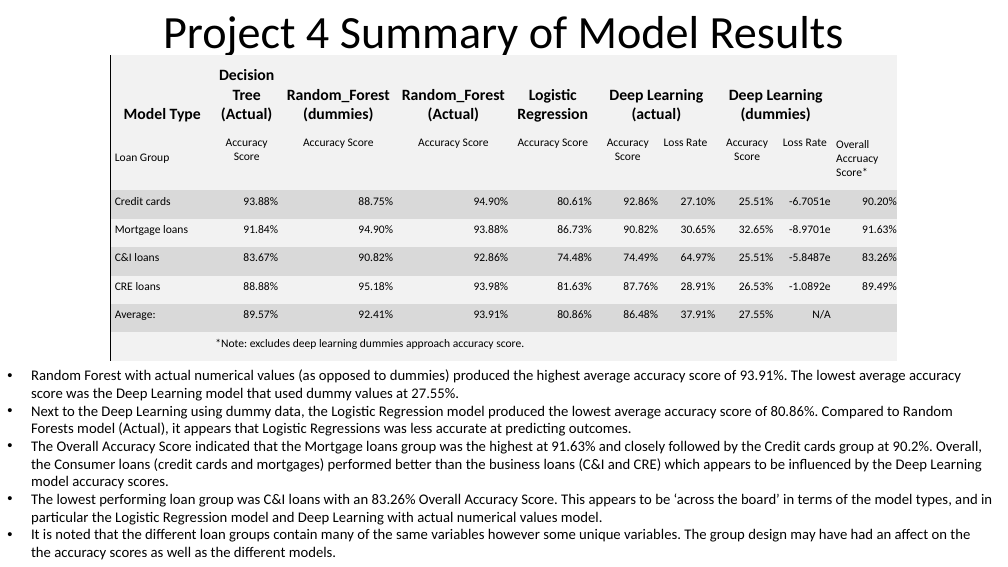
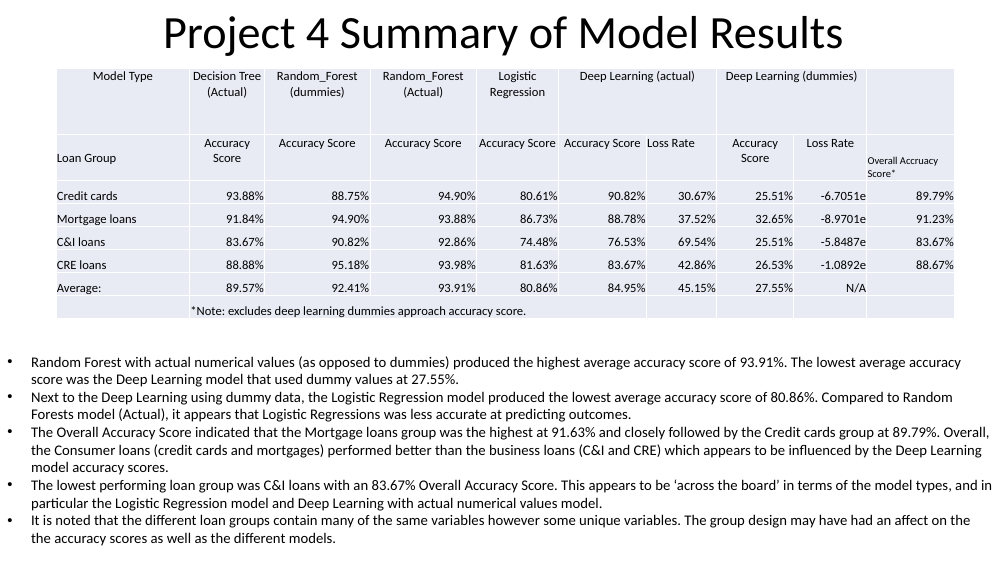
Before and after one commit to RyakDL/Project-Loan-Charge-Offs, a slide deck: slide 7 of Project_4 Presentation_v1.pptx. Drawn at 1008x567 pixels with LibreOffice and Linux fonts; fonts in the diff are those of the drawing. Boxes give left, top, right and bottom in pixels: in the first picture for what was removed or moved away, otherwise in the second. Text is boxed around its words. In the diff, an @@ line names an element or a change of style, - is before the commit and + after.

```diff
--- a/Project_4 Presentation_v1.pptx
+++ b/Project_4 Presentation_v1.pptx
@@ table at <box>56,68,954,321</box> @@
-row 3: Credit cards | 93.88% | 88.75% | 94.90% | 80.61% | 92.86% | 27.10% | 25.51% | -6.7051e | 90.20%
+row 3: Credit cards | 93.88% | 88.75% | 94.90% | 80.61% | 90.82% | 30.67% | 25.51% | -6.7051e | 89.79%
-row 4: Mortgage loans | 91.84% | 94.90% | 93.88% | 86.73% | 90.82% | 30.65% | 32.65% | -8.9701e | 91.63%
+row 4: Mortgage loans | 91.84% | 94.90% | 93.88% | 86.73% | 88.78% | 37.52% | 32.65% | -8.9701e | 91.23%
-row 5: C&I loans | 83.67% | 90.82% | 92.86% | 74.48% | 74.49% | 64.97% | 25.51% | -5.8487e | 83.26%
+row 5: C&I loans | 83.67% | 90.82% | 92.86% | 74.48% | 76.53% | 69.54% | 25.51% | -5.8487e | 83.67%
-row 6: CRE loans | 88.88% | 95.18% | 93.98% | 81.63% | 87.76% | 28.91% | 26.53% | -1.0892e | 89.49%
+row 6: CRE loans | 88.88% | 95.18% | 93.98% | 81.63% | 83.67% | 42.86% | 26.53% | -1.0892e | 88.67%
-row 7, column 6: 86.48%
+row 7, column 6: 84.95%
-row 7, column 7: 37.91%
+row 7, column 7: 45.15%
@@ fill #F2F2F2 to #E9EBF5 in 44 cells @@
@@ fill #D9D9D9 to #E9EBF5 in 30 cells @@
@@ size 15 to 12 pt, bold off in "Model Type", "Decision Tree (Actual)", "Random_Forest (dummies)", "Random_Forest (Actual)" and 3 more places @@
@@ size 11 to 12 pt in "Loan Group", "Accuracy Score", "Accuracy Score", "Accuracy Score" and 41 more places @@
@@ size 11 to 10 pt in "Overall Accruacy Score*" @@
@@ borders changed @@
@@ table: place and size @@
-table at <box>110,55,897,361</box>
+table at <box>56,68,954,321</box>
@@ text "Random Forest with actual numerical ...": place and size @@
-text "Random Forest with actual numerical ..." at <box>31,369,992,560</box>
+text "Random Forest with actual numerical ..." at <box>31,356,992,546</box>
@@ text at <box>31,426,992,511</box>: text changed @@
-• The Overall Accuracy Score indicated that the Mortgage loans group was the highest at 91.63% and closely followed by the Credit cards group at 90.2%. Overall, the Consumer loans (credit cards and mortgages) performed better than the business loans (C&I and CRE) which appears to be influenced by the Deep Learning model accuracy scores.
-• The lowest performing loan group was C&I loans with an 83.26% Overall Accuracy Score. This appears to be ‘across the board’ in terms of the model types, and in particular the Logistic Regression model and Deep Learning with actual numerical values model.
+• The Overall Accuracy Score indicated that the Mortgage loans group was the highest at 91.63% and closely followed by the Credit cards group at 89.79%. Overall, the Consumer loans (credit cards and mortgages) performed better than the business loans (C&I and CRE) which appears to be influenced by the Deep Learning model accuracy scores.
+• The lowest performing loan group was C&I loans with an 83.67% Overall Accuracy Score. This appears to be ‘across the board’ in terms of the model types, and in particular the Logistic Regression model and Deep Learning with actual numerical values model.
```
Also in this commit, not shown: 1 other slide changed, 12 other files.
